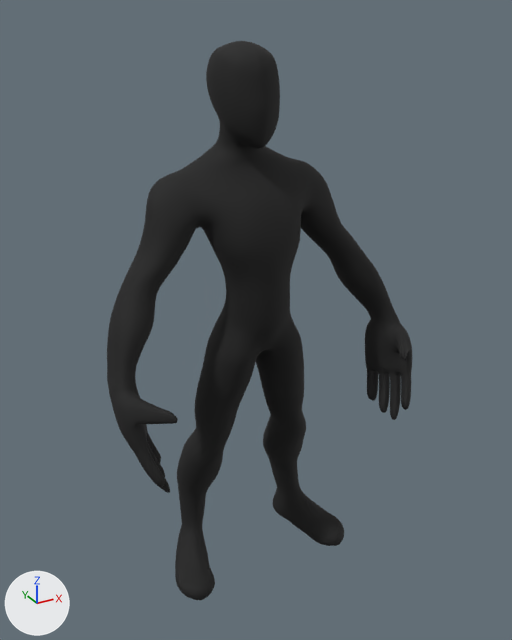
The FBX model Assets/FBX/Personagem Principal/PersonagemPrincipalOficial.fbx as it was, and as the next commit left it.
One viewpoint serves both versions: a camera (50 mm lens) standing at (-1.13, -2.13, 2.08) and looking at (0.01, -0.05, 1.04). Arrows for +X, +Y and +Z are at lower left; the lights stay in place. Where no turn or scale is listed for an object, it has been applied to the vertices.

Script lines for the objects in view, before the commit:
```python
me_personagem_base = bpy.data.meshes.new('personagem_base')
me_personagem_base.from_pydata(...)  # 8718 vertices, 8722 faces; spans x -0.58..0.58, y -0.38..0.16, z -0.01..1.99
me_personagem_base.materials.append(mat_roupa)  # black #151515
ob_personagem_base = bpy.data.objects.new('personagem_base', me_personagem_base)
ob_personagem_base.location = (0.0, 0.0, 0.0)
```
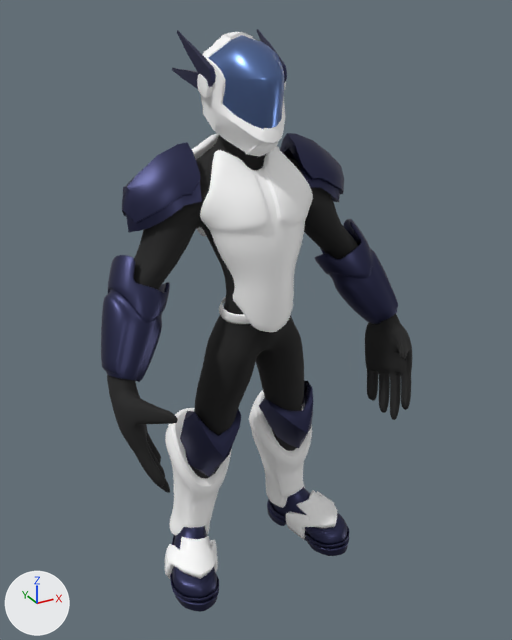
Changed parts and their boxes (x1, y1, x2, y2) in the pictures (512 x 640 px):
'peitoral', added
    after: (200, 147, 313, 332)
'armadura_braco', added (blue)
    after: (101, 219, 398, 382)
'ombreira', added (blue)
    after: (122, 133, 344, 232)
'bota_1', added
    after: (165, 390, 312, 536)
'viseira_capacete', added (blue)
    after: (209, 35, 285, 129)
'joelheira', added (blue)
    after: (180, 380, 313, 477)
'bota_2', added (blue)
    after: (170, 487, 349, 612)
'capacete', added
    after: (197, 32, 286, 157)
'detalhe_bota', added
    after: (165, 490, 337, 579)
'detalhe_capacete', added (blue)
    after: (172, 29, 287, 89)
'armadura_costas', added
    after: (192, 134, 280, 236)
'cinto', added
    after: (219, 297, 293, 324)
'personagem_base', unchanged, covered by the edit
    before: (107, 41, 412, 600)
    after: (107, 135, 412, 533)

Diff of the bpy script that builds the scene:
```diff
--- a/Assets/FBX/Personagem Principal/PersonagemPrincipalOficial.fbx.py
+++ b/Assets/FBX/Personagem Principal/PersonagemPrincipalOficial.fbx.py
@@ ob_cinto @@
+ob_cinto = bpy.data.objects.new('cinto', me_cinto)  # 234 vertices, 232 faces; spans x -0.133..0.133, y -0.116..0.121, z -0.025..0.022; in mat_branco (its picture is missing)
+ob_cinto.location = (0.0, -0.06, 1.11)
@@ ob_peitoral @@
+ob_peitoral = bpy.data.objects.new('peitoral', me_peitoral)  # 2178 vertices, 2176 faces; spans x -0.214..0.214, y -0.066..0.155, z -0.329..0.271; in mat_branco (its picture is missing)
+ob_peitoral.location = (0.0, -0.145, 1.388)
@@ ob_bota_2 @@
+ob_bota_2 = bpy.data.objects.new('bota_2', me_bota_2)  # 20492 vertices, 20432 faces; spans x -0.402..0.402, y -0.252..0.163, z -0.061..0.194; in mat_azul (dark blue #363859)
+ob_bota_2.location = (0.0, 0.0, 0.032)
@@ ob_bota_1 @@
+ob_bota_1 = bpy.data.objects.new('bota_1', me_bota_1)  # 2704 vertices, 2704 faces; spans x -0.32..0.32, y -0.06..0.184, z 0.057..0.592; in mat_branco (its picture is missing)
+ob_bota_1.location = (0.0, 0.0, 0.032)
@@ ob_viseira_capacete @@
+ob_viseira_capacete = bpy.data.objects.new('viseira_capacete', me_viseira_capacete)  # 110 vertices, 90 faces; spans x -0.115..0.115, y -0.176..0.031, z -0.266..0.001; in mat_vidro (blue #81a2e7)
+ob_viseira_capacete.location = (-0.002, -0.003, 2.005)
@@ ob_detalhe_capacete @@
+ob_detalhe_capacete = bpy.data.objects.new('detalhe_capacete', me_detalhe_capacete)  # 256 vertices, 248 faces; spans x -0.151..0.151, y -0.034..0.245, z -0.177..0.013; in mat_azul (dark blue #363859)
+ob_detalhe_capacete.location = (-0.002, -0.003, 2.005)
@@ ob_capacete @@
+ob_capacete = bpy.data.objects.new('capacete', me_capacete)  # 638 vertices, 600 faces; spans x -0.146..0.146, y -0.18..0.189, z -0.363..0.01; in mat_branco (its picture is missing)
+ob_capacete.location = (-0.002, -0.003, 2.005)
@@ ob_ombreira @@
+ob_ombreira = bpy.data.objects.new('ombreira', me_ombreira)  # 224 vertices, 220 faces; spans x -0.43..0.43, y -0.079..0.142, z 1.378..1.651; in mat_azul (dark blue #363859)
+ob_ombreira.location = (0.0, 0.0, 0.032)
@@ ob_detalhe_bota @@
+ob_detalhe_bota = bpy.data.objects.new('detalhe_bota', me_detalhe_bota)  # 420 vertices, 416 faces; spans x -0.402..0.402, y -0.202..0.024, z -0.033..0.132; in mat_branco (its picture is missing)
+ob_detalhe_bota.location = (0.0, 0.0, 0.032)
@@ ob_armadura_costas @@
+ob_armadura_costas = bpy.data.objects.new('armadura_costas', me_armadura_costas)  # 866 vertices, 864 faces; spans x -0.194..0.194, y 0.015..0.181, z 1.328..1.658; in mat_branco (its picture is missing)
+ob_armadura_costas.location = (0.0, 0.0, 0.032)
@@ ob_armadura_braco @@
+ob_armadura_braco = bpy.data.objects.new('armadura_braco', me_armadura_braco)  # 2496 vertices, 2496 faces; spans x -0.585..0.585, y -0.197..0.103, z 0.926..1.321; in mat_azul (dark blue #363859)
+ob_armadura_braco.location = (0.0, 0.0, 0.032)
@@ ob_joelheira @@
+ob_joelheira = bpy.data.objects.new('joelheira', me_joelheira)  # 140 vertices, 132 faces; spans x -0.275..0.275, y -0.158..0.127, z 0.407..0.7; in mat_azul (dark blue #363859)
+ob_joelheira.location = (0.0, 0.0, 0.032)
```
